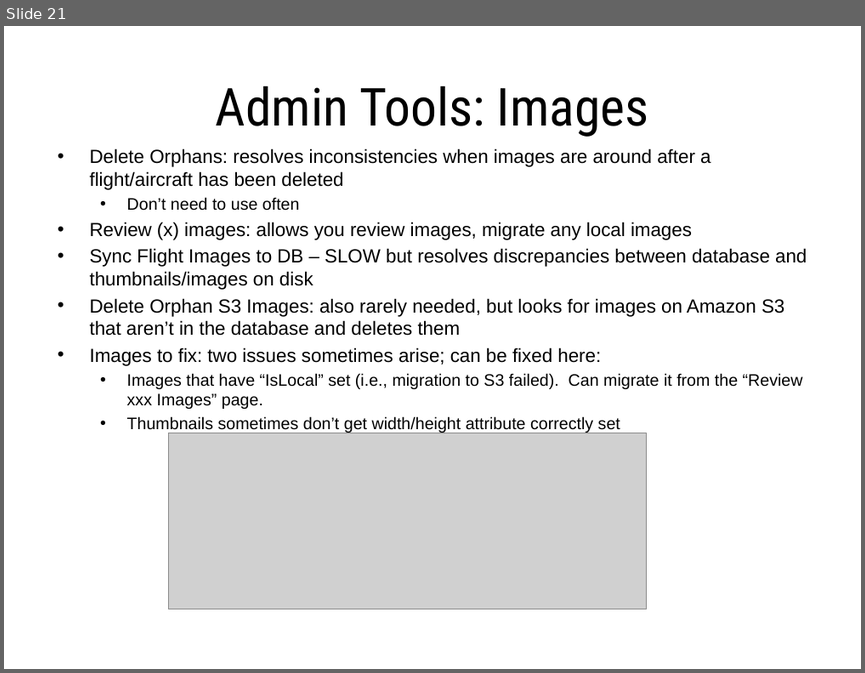
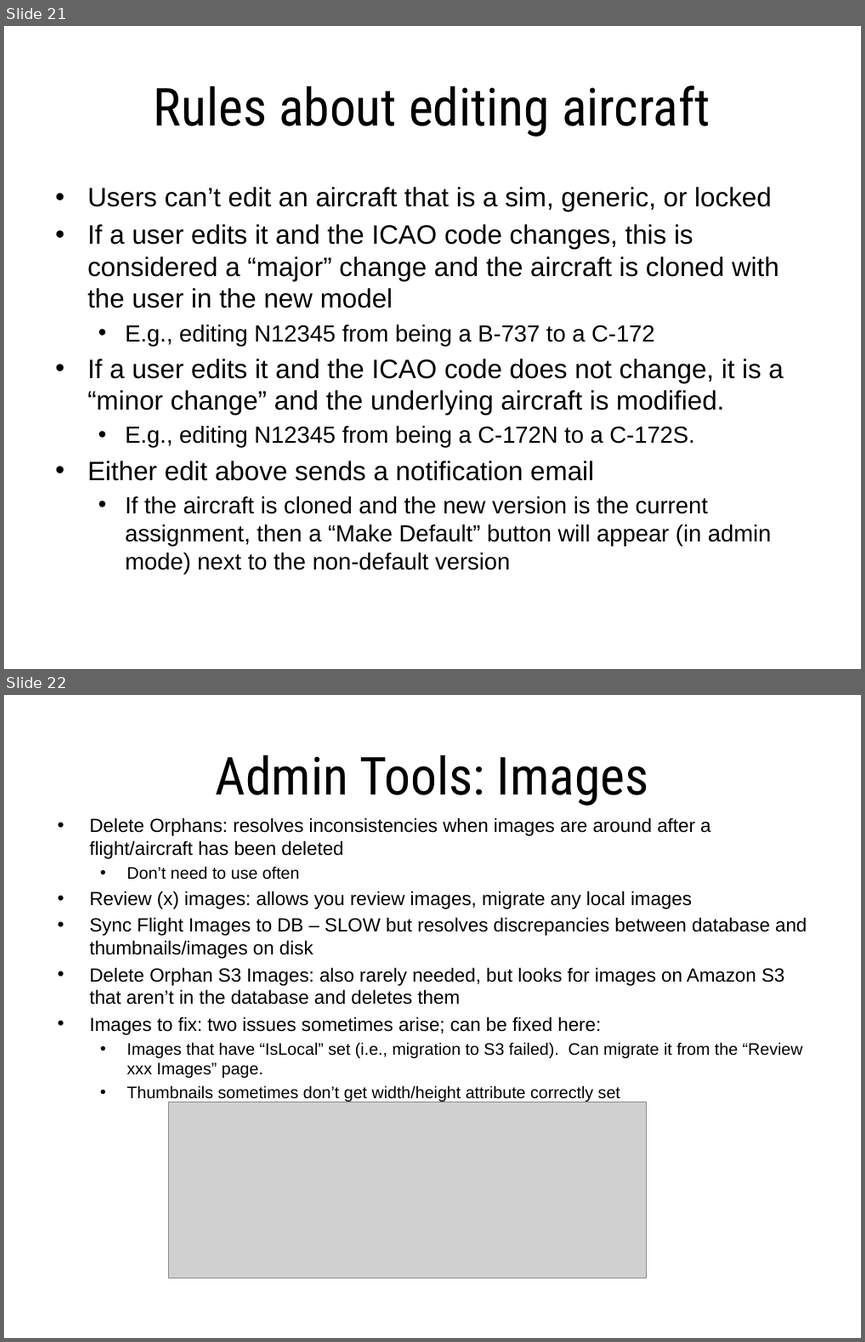
Before and after one commit to ericberman/MyFlightbookWeb, a slide deck: Private/MyFlightbook Admin Tools.pptx. Shown one above the other, each under a label of ours: slide 21 before the commit, slides 21 and 22 after it. The pictures are 865x673 and 865x1342 pixels, drawn with LibreOffice and Linux fonts; fonts in the diff are those of the drawing; grey boxes stand for pictures; background and template pictures are left out. Boxes give left, top, right and bottom in pixels: in the first picture for what was removed or moved away, otherwise in the second. Text is boxed around its words. In the diff, an @@ line names an element or a change of style, - is before the commit and + after.

Commit message:
SVN 6431: Update admin tools powerpoint, fix typo in admin page.

```diff
--- a/Private/MyFlightbook Admin Tools.pptx
+++ b/Private/MyFlightbook Admin Tools.pptx
@@ slide 21 added at [4,26,861,669], background #FFFFFF @@
@@ title added at [154,86,710,136], 44 pt, text #000000 @@
+Rules about editing aircraft
@@ text added at [87,187,783,573], 22.4 pt, text #000000 @@
+• Users can’t edit an aircraft that is a sim, generic, or locked
+• If a user edits it and the ICAO code changes, this is considered a “major” change and the aircraft is cloned with the user in the new model
+  • E.g., editing N12345 from being a B-737 to a C-172
+• If a user edits it and the ICAO code does not change, it is a “minor change” and the underlying aircraft is modified.
+  • E.g., editing N12345 from being a C-172N to a C-172S.
+• Either edit above sends a notification email
+  • If the aircraft is cloned and the new version is the current assignment, then a “Make Default” button will appear (in admin mode) next to the non-default version
@@ what was slide 21 is now slide 22 @@
```
Also in this commit, not shown: 9 slides changed, 1 slide removed, 1 other file.
